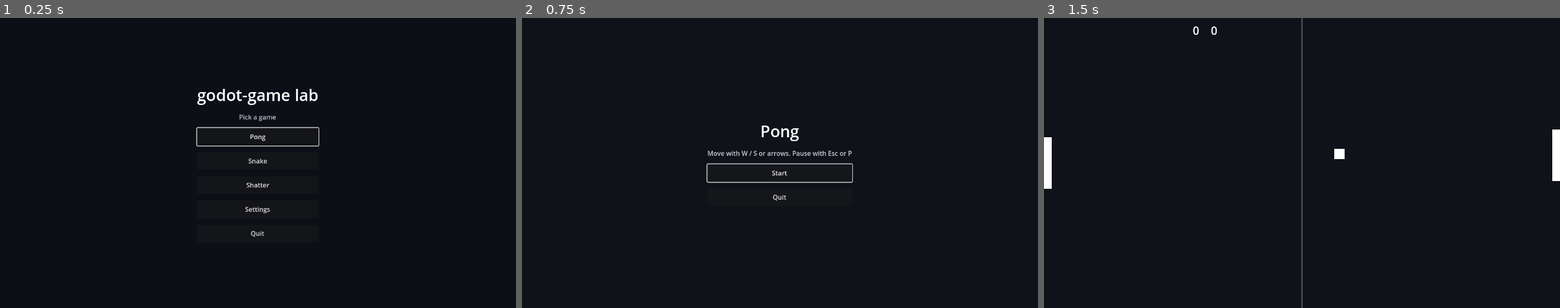
Above: before the commit, frames 1-3 (left to right).
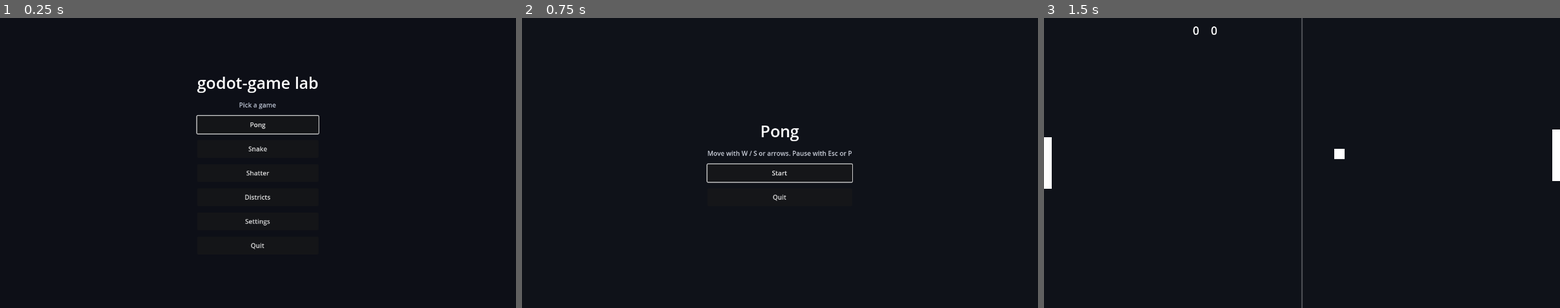
Above: after the commit, the same moments.

Repository: kblaszki/godot-game
Game: Godot game, scene res://lab/lab_host.tscn
The game is run twice, just before and just after one commit, with the same random seed, the same clock (stepped at 60 frames per second) and the same inputs.
Inputs:
- Up to frame 1 (0.25 s): no input
- Up to frame 2 (0.75 s): click "Pong" at 0.5 s
- Up to frame 3 (1.5 s): click "Start" at 1.25 s

The runs differ from the first frame. In frame 1, 1.9% of the frame differs, in the area x 38-62%, y 20-80%; in frame 2, nothing differs; in frame 3, nothing differs.

Commit message:
Add Districts app shell with setup, play, and pause.
Wire hotseat seats, bot toggles, and a shared board view into the lab launcher so matches can be played against the sim.

Diff:
--- /dev/null
+++ b/games/districts/app/host.gd
@@ -0,0 +1,27 @@
+extends "res://lab/layered_host.gd"
+
+const SETUP_PATH := "res://games/districts/app/setup.tscn"
+
+var match_players: int = 2
+var match_bot_mask: int = 0
+var match_seed: int = 1
+
+
+func _boot() -> void:
+	submit(SceneRequest.replace(SETUP_PATH))
+
+
+func configure_match(player_count: int, bot_mask: int, seed_value: int = 1) -> void:
+	match_players = clampi(player_count, 2, 4)
+	match_bot_mask = bot_mask
+	match_seed = seed_value
+
+
+func _on_quit_requested() -> void:
+	var node: Node = get_parent()
+	while node != null:
+		if node.has_method("return_to_launcher"):
+			node.call_deferred("return_to_launcher")
+			return
+		node = node.get_parent()
+	get_tree().quit()
--- /dev/null
+++ b/games/districts/app/host.tscn
@@ -0,0 +1,21 @@
+[gd_scene load_steps=2 format=3]
+
+[ext_resource type="Script" path="res://games/districts/app/host.gd" id="1_host"]
+
+[node name="Host" type="Control"]
+layout_mode = 3
+anchors_preset = 15
+anchor_right = 1.0
+anchor_bottom = 1.0
+grow_horizontal = 2
+grow_vertical = 2
+script = ExtResource("1_host")
+
+[node name="Content" type="Control" parent="."]
+layout_mode = 1
+anchors_preset = 15
+anchor_right = 1.0
+anchor_bottom = 1.0
+grow_horizontal = 2
+grow_vertical = 2
+mouse_filter = 2
--- /dev/null
+++ b/games/districts/app/pause_menu.gd
@@ -0,0 +1,32 @@
+extends Control
+
+const SETUP_PATH := "res://games/districts/app/setup.tscn"
+
+@onready var _resume: Button = $Center/Column/Resume
+@onready var _quit_menu: Button = $Center/Column/QuitToMenu
+
+
+func _ready() -> void:
+	_resume.pressed.connect(func() -> void: _submit(SceneRequest.pop()))
+	_quit_menu.pressed.connect(_on_quit)
+	_resume.grab_focus()
+
+
+func _unhandled_input(event: InputEvent) -> void:
+	if event.is_action_pressed("ui_cancel"):
+		_submit(SceneRequest.pop())
+		get_viewport().set_input_as_handled()
+
+
+func _on_quit() -> void:
+	_submit(SceneRequest.pop())
+	_submit(SceneRequest.replace(SETUP_PATH))
+
+
+func _submit(req: SceneRequest) -> void:
+	var node: Node = get_parent()
+	while node != null:
+		if node.has_method("submit"):
+			node.call("submit", req)
+			return
+		node = node.get_parent()
--- /dev/null
+++ b/games/districts/app/pause_menu.tscn
@@ -0,0 +1,50 @@
+[gd_scene load_steps=2 format=3]
+
+[ext_resource type="Script" path="res://games/districts/app/pause_menu.gd" id="1_pause"]
+
+[node name="PauseMenu" type="Control"]
+layout_mode = 3
+anchors_preset = 15
+anchor_right = 1.0
+anchor_bottom = 1.0
+grow_horizontal = 2
+grow_vertical = 2
+script = ExtResource("1_pause")
+
+[node name="Dim" type="ColorRect" parent="."]
+layout_mode = 1
+anchors_preset = 15
+anchor_right = 1.0
+anchor_bottom = 1.0
+grow_horizontal = 2
+grow_vertical = 2
+color = Color(0, 0, 0, 0.55)
+
+[node name="Center" type="CenterContainer" parent="."]
+layout_mode = 1
+anchors_preset = 15
+anchor_right = 1.0
+anchor_bottom = 1.0
+grow_horizontal = 2
+grow_vertical = 2
+
+[node name="Column" type="VBoxContainer" parent="Center"]
+layout_mode = 2
+theme_override_constants/separation = 14
+
+[node name="Title" type="Label" parent="Center/Column"]
+layout_mode = 2
+theme_override_colors/font_color = Color(1, 1, 1, 1)
+theme_override_font_sizes/font_size = 32
+text = "Paused"
+horizontal_alignment = 1
+
+[node name="Resume" type="Button" parent="Center/Column"]
+custom_minimum_size = Vector2(240, 44)
+layout_mode = 2
+text = "Resume"
+
+[node name="QuitToMenu" type="Button" parent="Center/Column"]
+custom_minimum_size = Vector2(240, 44)
+layout_mode = 2
+text = "Quit to setup"
--- /dev/null
+++ b/games/districts/app/play.gd
@@ -0,0 +1,290 @@
+extends Control
+
+const SETUP_PATH := "res://games/districts/app/setup.tscn"
+const PAUSE_PATH := "res://games/districts/app/pause_menu.tscn"
+const BOARD_SIZE := Vector2(720, 520)
+const TILE := Vector2(56, 40)
+
+const PAWN_COLORS: Array[Color] = [
+	Color(0.95, 0.45, 0.4, 1),
+	Color(0.4, 0.75, 1.0, 1),
+	Color(0.45, 0.9, 0.55, 1),
+	Color(0.95, 0.8, 0.35, 1),
+]
+const GROUP_COLORS: Array[Color] = [
+	Color(0.55, 0.35, 0.25, 1),
+	Color(0.35, 0.55, 0.85, 1),
+	Color(0.85, 0.45, 0.2, 1),
+	Color(0.75, 0.3, 0.55, 1),
+	Color(0.3, 0.7, 0.45, 1),
+	Color(0.9, 0.75, 0.25, 1),
+	Color(0.25, 0.35, 0.55, 1),
+]
+
+var _sim: DistrictSim
+var _tile_nodes: Array[ColorRect] = []
+var _pawn_nodes: Array[ColorRect] = []
+var _tile_positions: Array[Vector2] = []
+var _log_lines: PackedStringArray = PackedStringArray()
+var _bot_cooldown: float = 0.0
+
+@onready var _board: Node2D = $BoardRoot/Board
+@onready var _pawns: Node2D = $BoardRoot/Pawns
+@onready var _roster: VBoxContainer = $Hud/Roster
+@onready var _log: Label = $Hud/Log
+@onready var _turn: Label = $Hud/Turn
+@onready var _roll: Button = $Hud/Actions/Roll
+@onready var _buy: Button = $Hud/Actions/Buy
+@onready var _skip: Button = $Hud/Actions/Skip
+@onready var _banner: Label = $Hud/Banner
+
+
+func _ready() -> void:
+	var players := 2
+	var bot_mask := 0
+	var seed_value := 1
+	var host := _find_host()
+	if host != null:
+		players = int(host.get("match_players"))
+		bot_mask = int(host.get("match_bot_mask"))
+		seed_value = int(host.get("match_seed"))
+	_sim = DistrictSim.new(DistrictConfig.new(), SeededRng.new(seed_value))
+	_sim.setup(players, bot_mask, seed_value)
+	_roll.pressed.connect(_on_roll)
+	_buy.pressed.connect(_on_buy)
+	_skip.pressed.connect(_on_skip)
+	_build_board()
+	_build_pawns()
+	_fit_board()
+	_refresh()
+
+
+func _process(delta: float) -> void:
+	if _sim.get_phase() == DistrictSim.PHASE_OVER:
+		return
+	var player := _sim.get_player(_sim.get_current_player())
+	if not player.is_bot or player.bankrupt:
+		return
+	_bot_cooldown -= delta
+	if _bot_cooldown > 0.0:
+		return
+	_apply_events(_sim.bot_act())
+	_bot_cooldown = 0.45
+
+
+func _unhandled_input(event: InputEvent) -> void:
+	if event.is_action_pressed("ui_cancel"):
+		_submit(SceneRequest.push(PAUSE_PATH))
+		get_viewport().set_input_as_handled()
+	elif _sim.get_phase() == DistrictSim.PHASE_OVER:
+		if event.is_action_pressed("ui_accept"):
+			_submit(SceneRequest.replace(SETUP_PATH))
+			get_viewport().set_input_as_handled()
+
+
+func _on_roll() -> void:
+	if _sim.get_phase() != DistrictSim.PHASE_ROLL:
+		return
+	if _sim.get_player(_sim.get_current_player()).is_bot:
+		return
+	_apply_events(_sim.roll())
+
+
+func _on_buy() -> void:
+	if _sim.get_phase() != DistrictSim.PHASE_BUY:
+		return
+	if _sim.get_player(_sim.get_current_player()).is_bot:
+		return
+	_apply_events(_sim.buy())
+
+
+func _on_skip() -> void:
+	if _sim.get_phase() != DistrictSim.PHASE_BUY:
+		return
+	if _sim.get_player(_sim.get_current_player()).is_bot:
+		return
+	_apply_events(_sim.skip())
+
+
+func _apply_events(events: Array) -> void:
+	for item in events:
+		var data := item as Dictionary
+		_log_lines.append(_format_event(data))
+	while _log_lines.size() > 8:
+		_log_lines.remove_at(0)
+	_refresh()
+
+
+func _format_event(data: Dictionary) -> String:
+	match str(data.get("type", "")):
+		"rolled":
+			return "P%d rolled %d+%d" % [int(data.get("player", 0)) + 1, int(data.get("d1", 0)), int(data.get("d2", 0))]
+		"moved":
+			return "P%d → %d" % [int(data.get("player", 0)) + 1, int(data.get("to", 0))]
+		"bought":
+			return "P%d bought #%d" % [int(data.get("player", 0)) + 1, int(data.get("space", 0))]
+		"paid_rent":
+			return "P%d paid %d rent" % [int(data.get("from", 0)) + 1, int(data.get("amount", 0))]
+		"went_to_jail":
+			return "P%d jailed" % [int(data.get("player", 0)) + 1]
+		"bankrupt":
+			return "P%d bankrupt" % [int(data.get("player", 0)) + 1]
+		"game_over":
+			return "Winner P%d" % [int(data.get("winner", 0)) + 1]
+		"turn_changed":
+			return "Turn P%d" % [int(data.get("player", 0)) + 1]
+		_:
+			return str(data.get("type", ""))
+
+
+func _build_board() -> void:
+	_tile_positions = _ring_positions(_sim.get_config().space_count())
+	for i in _sim.get_config().space_count():
+		var space := _sim.get_config().space_at(i)
+		var tile := ColorRect.new()
+		tile.size = TILE
+		tile.position = _tile_positions[i]
+		tile.color = _space_color(space)
+		tile.mouse_filter = Control.MOUSE_FILTER_IGNORE
+		var label := Label.new()
+		label.text = str(i)
+		label.add_theme_font_size_override("font_size", 10)
+		label.add_theme_color_override("font_color", Color(1, 1, 1, 0.85))
+		tile.add_child(label)
+		_board.add_child(tile)
+		_tile_nodes.append(tile)
+
+
+func _build_pawns() -> void:
+	for i in _sim.get_player_count():
+		var pawn := ColorRect.new()
+		pawn.size = Vector2(14, 14)
+		pawn.color = PAWN_COLORS[i % PAWN_COLORS.size()]
+		pawn.mouse_filter = Control.MOUSE_FILTER_IGNORE
+		_pawns.add_child(pawn)
+		_pawn_nodes.append(pawn)
+
+
+func _fit_board() -> void:
+	var content := BOARD_SIZE
+	var fit := ViewFit.compute(content, $BoardRoot.size if $BoardRoot.size.x > 1.0 else get_viewport_rect().size * Vector2(0.7, 0.9))
+	# BoardRoot is full-rect; place board with margin.
+	var origin := Vector2(24, 24)
+	_board.position = origin
+	_pawns.position = origin
+
+
+func _ring_positions(count: int) -> Array[Vector2]:
+	# Rectangular loop: bottom, left, top, right — isometric-ish offset for wave 4 polish later.
+	var per_side := count / 4
+	var positions: Array[Vector2] = []
+	positions.resize(count)
+	var idx := 0
+	for i in per_side:
+		positions[idx] = Vector2(float(i) * (TILE.x + 4.0), float(per_side) * (TILE.y + 4.0))
+		idx += 1
+	for i in per_side:
+		positions[idx] = Vector2(float(per_side) * (TILE.x + 4.0), float(per_side - i) * (TILE.y + 4.0))
+		idx += 1
+	for i in per_side:
+		positions[idx] = Vector2(float(per_side - i) * (TILE.x + 4.0), 0.0)
+		idx += 1
+	for i in per_side:
+		positions[idx] = Vector2(0.0, float(i) * (TILE.y + 4.0))
+		idx += 1
+	# Leftover spaces if count % 4 != 0
+	while idx < count:
+		positions[idx] = Vector2(float(idx) * 8.0, float(per_side + 1) * (TILE.y + 4.0))
+		idx += 1
+	# Apply light iso skew
+	for i in positions.size():
+		var p := positions[i]
+		positions[i] = Vector2(p.x - p.y * 0.35, p.x * 0.2 + p.y * 0.55) + Vector2(180, 40)
+	return positions
+
+
+func _space_color(space: BoardSpace) -> Color:
+	match space.kind:
+		BoardSpace.KIND_GO:
+			return Color(0.25, 0.65, 0.45, 1)
+		BoardSpace.KIND_JAIL:
+			return Color(0.35, 0.35, 0.4, 1)
+		BoardSpace.KIND_GOTO_JAIL:
+			return Color(0.55, 0.2, 0.25, 1)
+		BoardSpace.KIND_TAX:
+			return Color(0.45, 0.35, 0.2, 1)
+		BoardSpace.KIND_FREE:
+			return Color(0.2, 0.45, 0.55, 1)
+		BoardSpace.KIND_PROPERTY:
+			if space.group >= 0 and space.group < GROUP_COLORS.size():
+				return GROUP_COLORS[space.group]
+	return Color(0.25, 0.28, 0.35, 1)
+
+
+func _refresh() -> void:
+	for i in _tile_nodes.size():
+		var owner := _sim.get_owner(i)
+		var base := _space_color(_sim.get_config().space_at(i))
+		if owner >= 0:
+			_tile_nodes[i].color = base.lightened(0.15).lerp(PAWN_COLORS[owner % PAWN_COLORS.size()], 0.35)
+		else:
+			_tile_nodes[i].color = base
+		_tile_nodes[i].modulate = Color(1, 1, 1, 1)
+	var current := _sim.get_current_player()
+	if current >= 0 and current < _tile_nodes.size():
+		var pos := _sim.get_player(current).position
+		if pos >= 0 and pos < _tile_nodes.size():
+			_tile_nodes[pos].modulate = Color(1.25, 1.25, 1.1, 1)
+
+	for i in _pawn_nodes.size():
+		var player := _sim.get_player(i)
+		_pawn_nodes[i].visible = not player.bankrupt
+		var tile_pos := _tile_positions[player.position]
+		_pawn_nodes[i].position = tile_pos + Vector2(6 + i * 10, 12 + (i % 2) * 10)
+
+	for child in _roster.get_children():
+		child.queue_free()
+	for i in _sim.get_player_count():
+		var player := _sim.get_player(i)
+		var row := Label.new()
+		var mark := "●" if i == _sim.get_current_player() else "○"
+		var bot := " bot" if player.is_bot else ""
+		var jail := " [jail]" if player.in_jail else ""
+		var dead := " OUT" if player.bankrupt else ""
+		row.text = "%s P%d%s  $%d  props:%d%s%s" % [mark, i + 1, bot, player.cash, player.owned.size(), jail, dead]
+		row.add_theme_color_override("font_color", PAWN_COLORS[i % PAWN_COLORS.size()])
+		_roster.add_child(row)
+
+	_log.text = "\n".join(_log_lines)
+	var phase := _sim.get_phase()
+	_turn.text = "Turn P%d · %s" % [_sim.get_current_player() + 1, phase]
+	var human := not _sim.get_player(_sim.get_current_player()).is_bot
+	_roll.disabled = not (phase == DistrictSim.PHASE_ROLL and human)
+	_buy.disabled = not (phase == DistrictSim.PHASE_BUY and human)
+	_skip.disabled = not (phase == DistrictSim.PHASE_BUY and human)
+	if phase == DistrictSim.PHASE_OVER:
+		_banner.visible = true
+		_banner.text = "P%d wins the districts\nEnter — setup" % [_sim.get_winner() + 1]
+		_roll.disabled = true
+		_buy.disabled = true
+		_skip.disabled = true
+	else:
+		_banner.visible = false
+
+
+func _find_host() -> Node:
+	var node: Node = get_parent()
+	while node != null:
+		if node.has_method("configure_match"):
+			return node
+		node = node.get_parent()
+	return null
+
+
+func _submit(req: SceneRequest) -> void:
+	var node: Node = get_parent()
+	while node != null:
+		if node.has_method("submit"):
+			node.call("submit", req)
+			return
+		node = node.get_parent()
--- /dev/null
+++ b/games/districts/app/play.tscn
@@ -0,0 +1,117 @@
+[gd_scene load_steps=2 format=3]
+
+[ext_resource type="Script" path="res://games/districts/app/play.gd" id="1_play"]
+
+[node name="Play" type="Control"]
+layout_mode = 3
+anchors_preset = 15
+anchor_right = 1.0
+anchor_bottom = 1.0
+grow_horizontal = 2
+grow_vertical = 2
+script = ExtResource("1_play")
+
+[node name="Background" type="ColorRect" parent="."]
+layout_mode = 1
+anchors_preset = 15
+anchor_right = 1.0
+anchor_bottom = 1.0
+grow_horizontal = 2
+grow_vertical = 2
+mouse_filter = 2
+color = Color(0.06, 0.08, 0.11, 1)
+
+[node name="BoardRoot" type="Control" parent="."]
+layout_mode = 1
+anchors_preset = 15
+anchor_right = 0.72
+anchor_bottom = 1.0
+grow_horizontal = 2
+grow_vertical = 2
+mouse_filter = 2
+
+[node name="Board" type="Node2D" parent="BoardRoot"]
+
+[node name="Pawns" type="Node2D" parent="BoardRoot"]
+
+[node name="Hud" type="Control" parent="."]
+layout_mode = 1
+anchor_left = 0.72
+anchor_right = 1.0
+anchor_bottom = 1.0
+grow_horizontal = 0
+grow_vertical = 2
+
+[node name="Panel" type="ColorRect" parent="Hud"]
+layout_mode = 1
+anchors_preset = 15
+anchor_right = 1.0
+anchor_bottom = 1.0
+grow_horizontal = 2
+grow_vertical = 2
+mouse_filter = 2
+color = Color(0.1, 0.12, 0.16, 0.95)
+
+[node name="Turn" type="Label" parent="Hud"]
+layout_mode = 0
+offset_left = 16.0
+offset_top = 16.0
+offset_right = 340.0
+offset_bottom = 48.0
+theme_override_colors/font_color = Color(0.9, 0.95, 1, 1)
+theme_override_font_sizes/font_size = 18
+text = "Turn"
+
+[node name="Roster" type="VBoxContainer" parent="Hud"]
+layout_mode = 0
+offset_left = 16.0
+offset_top = 56.0
+offset_right = 340.0
+offset_bottom = 220.0
+theme_override_constants/separation = 6
+
+[node name="Log" type="Label" parent="Hud"]
+layout_mode = 0
+offset_left = 16.0
+offset_top = 230.0
+offset_right = 340.0
+offset_bottom = 420.0
+theme_override_colors/font_color = Color(0.7, 0.78, 0.86, 1)
+theme_override_font_sizes/font_size = 13
+autowrap_mode = 3
+text = "Log"
+
+[node name="Actions" type="VBoxContainer" parent="Hud"]
+layout_mode = 0
+offset_left = 16.0
+offset_top = 440.0
+offset_right = 340.0
+offset_bottom = 620.0
+theme_override_constants/separation = 10
+
+[node name="Roll" type="Button" parent="Hud/Actions"]
+custom_minimum_size = Vector2(0, 44)
+layout_mode = 2
+text = "Roll"
+
+[node name="Buy" type="Button" parent="Hud/Actions"]
+custom_minimum_size = Vector2(0, 44)
+layout_mode = 2
+text = "Buy"
+
+[node name="Skip" type="Button" parent="Hud/Actions"]
+custom_minimum_size = Vector2(0, 44)
+layout_mode = 2
+text = "Skip"
+
+[node name="Banner" type="Label" parent="Hud"]
+visible = false
+layout_mode = 0
+offset_left = 16.0
+offset_top = 300.0
+offset_right = 340.0
+offset_bottom = 400.0
+theme_override_colors/font_color = Color(1, 0.9, 0.5, 1)
+theme_override_font_sizes/font_size = 20
+horizontal_alignment = 1
+text = "Winner"
--- /dev/null
+++ b/games/districts/app/setup.gd
@@ -0,0 +1,91 @@
+extends Control
+
+const PLAY_PATH := "res://games/districts/app/play.tscn"
+
+var _player_count: int = 2
+var _bot_flags: Array[bool] = [false, true, true, true]
+
+@onready var _count_label: Label = $Center/Panel/Column/CountRow/Count
+@onready var _seats: VBoxContainer = $Center/Panel/Column/Seats
+@onready var _start: Button = $Center/Panel/Column/Start
+@onready var _quit: Button = $Center/Panel/Column/Quit
+
+
+func _ready() -> void:
+	$Center/Panel/Column/CountRow/Minus.pressed.connect(_on_minus)
+	$Center/Panel/Column/CountRow/Plus.pressed.connect(_on_plus)
+	_start.pressed.connect(_on_start)
+	_quit.pressed.connect(_on_quit)
+	_rebuild_seats()
+	_start.grab_focus()
+
+
+func _on_minus() -> void:
+	_player_count = maxi(2, _player_count - 1)
+	_rebuild_seats()
+
+
+func _on_plus() -> void:
+	_player_count = mini(4, _player_count + 1)
+	_rebuild_seats()
+
+
+func _rebuild_seats() -> void:
+	_count_label.text = str(_player_count)
+	for child in _seats.get_children():
+		child.queue_free()
+	for i in _player_count:
+		var row := HBoxContainer.new()
+		var label := Label.new()
+		label.text = "Seat %d" % (i + 1)
+		label.size_flags_horizontal = Control.SIZE_EXPAND_FILL
+		var toggle := CheckButton.new()
+		toggle.text = "Bot"
+		toggle.button_pressed = _bot_flags[i] if i > 0 else false
+		if i == 0:
+			toggle.button_pressed = false
+			toggle.disabled = true
+		var seat_i := i
+		toggle.toggled.connect(func(on: bool) -> void: _bot_flags[seat_i] = on)
+		row.add_child(label)
+		row.add_child(toggle)
+		_seats.add_child(row)
+
+
+func _bot_mask() -> int:
+	var mask := 0
+	for i in _player_count:
+		if i < _bot_flags.size() and _bot_flags[i]:
+			mask |= 1 << i
+	# Seat 0 always human.
+	mask &= ~1
+	return mask
+
+
+func _on_start() -> void:
+	var host := _find_host()
+	if host != null and host.has_method("configure_match"):
+		host.call("configure_match", _player_count, _bot_mask(), 1)
+	_submit(SceneRequest.replace(PLAY_PATH))
+
+
+func _on_quit() -> void:
+	_submit(SceneRequest.quit())
+
+
+func _find_host() -> Node:
+	var node: Node = get_parent()
+	while node != null:
+		if node.has_method("configure_match"):
+			return node
+		node = node.get_parent()
+	return null
+
+
+func _submit(req: SceneRequest) -> void:
+	var node: Node = get_parent()
+	while node != null:
+		if node.has_method("submit"):
+			node.call("submit", req)
+			return
+		node = node.get_parent()
--- /dev/null
+++ b/games/districts/app/setup.tscn
@@ -0,0 +1,96 @@
+[gd_scene load_steps=2 format=3]
+
+[ext_resource type="Script" path="res://games/districts/app/setup.gd" id="1_setup"]
+
+[node name="Setup" type="Control"]
+layout_mode = 3
+anchors_preset = 15
+anchor_right = 1.0
+anchor_bottom = 1.0
+grow_horizontal = 2
+grow_vertical = 2
+script = ExtResource("1_setup")
+
+[node name="Background" type="ColorRect" parent="."]
+layout_mode = 1
+anchors_preset = 15
+anchor_right = 1.0
+anchor_bottom = 1.0
+grow_horizontal = 2
+grow_vertical = 2
+mouse_filter = 2
+color = Color(0.07, 0.09, 0.12, 1)
+
+[node name="Center" type="CenterContainer" parent="."]
+layout_mode = 1
+anchors_preset = 15
+anchor_right = 1.0
+anchor_bottom = 1.0
+grow_horizontal = 2
+grow_vertical = 2
+
+[node name="Panel" type="ColorRect" parent="Center"]
+custom_minimum_size = Vector2(420, 420)
+layout_mode = 2
+color = Color(0.12, 0.15, 0.2, 0.96)
+
+[node name="Column" type="VBoxContainer" parent="Center/Panel"]
+layout_mode = 1
+anchors_preset = 15
+anchor_right = 1.0
+anchor_bottom = 1.0
+offset_left = 28.0
+offset_top = 24.0
+offset_right = -28.0
+offset_bottom = -24.0
+theme_override_constants/separation = 12
+
+[node name="Title" type="Label" parent="Center/Panel/Column"]
+layout_mode = 2
+theme_override_colors/font_color = Color(1, 1, 1, 1)
+theme_override_font_sizes/font_size = 36
+text = "Districts"
+horizontal_alignment = 1
+
+[node name="Subtitle" type="Label" parent="Center/Panel/Column"]
+layout_mode = 2
+theme_override_colors/font_color = Color(0.7, 0.78, 0.86, 1)
+text = "Claim the ring · 2–4 players"
+horizontal_alignment = 1
+
+[node name="CountRow" type="HBoxContainer" parent="Center/Panel/Column"]
+layout_mode = 2
+alignment = 1
+theme_override_constants/separation = 16
+
+[node name="Minus" type="Button" parent="Center/Panel/Column/CountRow"]
+custom_minimum_size = Vector2(44, 44)
+layout_mode = 2
+text = "-"
+
+[node name="Count" type="Label" parent="Center/Panel/Column/CountRow"]
+custom_minimum_size = Vector2(48, 0)
+layout_mode = 2
+theme_override_colors/font_color = Color(1, 1, 1, 1)
+theme_override_font_sizes/font_size = 28
+text = "2"
+horizontal_alignment = 1
+
+[node name="Plus" type="Button" parent="Center/Panel/Column/CountRow"]
+custom_minimum_size = Vector2(44, 44)
+layout_mode = 2
+text = "+"
+
+[node name="Seats" type="VBoxContainer" parent="Center/Panel/Column"]
+layout_mode = 2
+theme_override_constants/separation = 8
+
+[node name="Start" type="Button" parent="Center/Panel/Column"]
+custom_minimum_size = Vector2(0, 48)
+layout_mode = 2
+text = "Start match"
+
+[node name="Quit" type="Button" parent="Center/Panel/Column"]
+custom_minimum_size = Vector2(0, 44)
+layout_mode = 2
+text = "Back to lab"
--- a/lab/launcher.gd
+++ b/lab/launcher.gd
@@ -5,6 +5,7 @@
 	{"title": "Pong", "host_path": "res://games/pong/app/host.tscn"},
 	{"title": "Snake", "host_path": "res://games/snake/app/host.tscn"},
 	{"title": "Shatter", "host_path": "res://games/breakout/app/host.tscn"},
+	{"title": "Districts", "host_path": "res://games/districts/app/host.tscn"},
 ]
 const SETTINGS_PATH := "res://lab/settings.tscn"
 
--- /dev/null
+++ b/tests/games/districts/district_host_flow_test.gd
@@ -0,0 +1,48 @@
+extends GutTest
+
+const HOST_PATH := "res://games/districts/app/host.tscn"
+const SETUP_PATH := "res://games/districts/app/setup.tscn"
+const PLAY_PATH := "res://games/districts/app/play.tscn"
+const PAUSE_PATH := "res://games/districts/app/pause_menu.tscn"
+
+
+func test_boot_should_show_setup() -> void:
+	var host: Node = load(HOST_PATH).instantiate()
+	add_child_autofree(host)
+	await wait_frames(1)
+	var content: Node = host.get_node("Content")
+	assert_eq(content.get_child_count(), 1)
+	assert_eq(str(content.get_child(0).get_meta("scene_path")), SETUP_PATH)
+
+
+func test_sync_layers_should_keep_play_alive_across_pause() -> void:
+	var host: Node = load(HOST_PATH).instantiate()
+	add_child_autofree(host)
+	await wait_frames(1)
+	var content: Node = host.get_node("Content")
+	host.configure_match(2, 2, 1)
+	host.sync_layers([PLAY_PATH] as Array[String])
+	assert_eq(content.get_child_count(), 1)
+	var play: Node = content.get_child(0)
+	assert_eq(str(play.get_meta("scene_path")), PLAY_PATH)
+
+	host.sync_layers([PLAY_PATH, PAUSE_PATH] as Array[String])
+	assert_eq(content.get_child_count(), 2)
+	assert_true(is_instance_valid(play))
+	assert_eq(play.process_mode, Node.PROCESS_MODE_DISABLED)
+
+	host.sync_layers([PLAY_PATH] as Array[String])
+	assert_eq(content.get_child_count(), 1)
+	assert_true(is_instance_valid(play))
+	assert_eq(play.process_mode, Node.PROCESS_MODE_INHERIT)
+
+
+func test_submit_should_replace_setup_with_play() -> void:
+	var host: Node = load(HOST_PATH).instantiate()
+	add_child_autofree(host)
+	await wait_frames(1)
+	host.configure_match(3, 6, 2)
+	host.submit(SceneRequest.replace(PLAY_PATH))
+	host._flush()
+	var content: Node = host.get_node("Content")
+	assert_eq(str(content.get_child(0).get_meta("scene_path")), PLAY_PATH)
